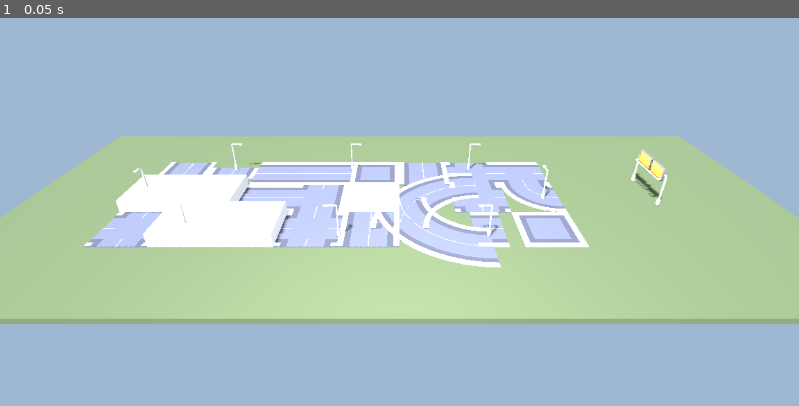
Above: before the commit, frame 1.
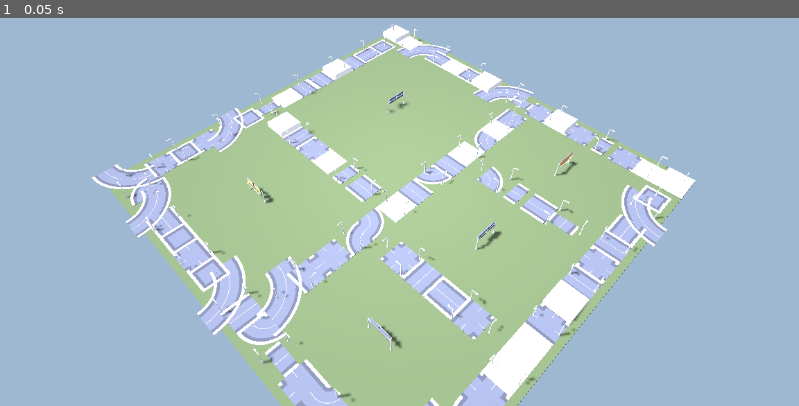
Above: after the commit, the same moment.

Repository: liamhodgsonhollingsworth/Resonance-Evolution
Game: Godot game, scene res://brick_street_real_kit_proof.tscn
The game is run twice, just before and just after one commit, with the same random seed, the same clock (stepped at 60 frames per second) and the same inputs. This scene is started directly instead of the project's main scene.
Inputs:
- Up to frame 1 (0.05 s): no input

The runs differ from the first frame. In frame 1, 50% of the frame differs, in the area x 0-100%, y 1-100%.

Commit message:
feat(brick-street): swap kit_grid_placer's real-kit proof onto the real StreetGridScaffold grid
DQ-cff253c7 -- follow-on to DQ-1bcb379f (StreetGridScaffold, PR #202, merged). Replaces
brick_street_real_kit_proof.gd's synthetic 2-cell placeholder grid (a hardcoded street_rect +
lot_rect) with a real StreetGridScaffold.build() call for one chunk. Zero conversion at the call
site -- building_footprints/street_polygon feed straight into the existing
cells_from_footprints/cells_from_street_polygon seam, exactly as both modules' docstrings already
documented ("swapping in the real grid is a one-line call-site change, no algorithm change").

Also widened the camera/ground framing from the old single-lot shot to a full CHUNK_SIZE x
CHUNK_SIZE oblique aerial, so the real multi-lot BSP-packed structure is actually legible.

Re-rendered: 182 real kenney_city_roads pieces (85 road tiles, 92 streetlamps, 5 highway signs)
placed across a real 5-lot / 8-street-strip chunk. All 3 headless test suites regression-checked
(street_grid_scaffold 14/14, sky_socket 11/11, street_chunk_streamer 8/8) plus
headless_kit_grid_placer_test.gd 12/12, all still passing.

Not attempted (documented follow-up, no-auto-generalization rule): connectivity-aware road-tile
fill matching adjacent tile orientations -- KitGridPlacer stays tag-weighted-random by design.

Co-Authored-By: Claude Fable 5 <noreply@anthropic.com>

Diff:
--- a/godot/brick_street_real_kit_proof.gd
+++ b/godot/brick_street_real_kit_proof.gd
@@ -7,12 +7,17 @@
 ## script's own real-asset LOAD verification -- every mesh below is `ResourceLoader.load()`ed off the
 ## real vendored GLB bytes, not a placeholder) -> `KitGridPlacer.place()` -> `KitGridPlacer.instantiate()`.
 ##
-## GRID: the peer `StreetGridScaffold` generator (DQ-1bcb379f, Project A) had not merged at build time
-## (only uncommitted work in a peer worktree) -- per this task's own fallback instruction, this uses the
-## SAME synthetic StreetGridScaffold-SHAPED grid `kit_grid_placement_demo.py` / the Python-side real-kit
-## test already prove (`cells_from_footprints`/`cells_from_street_polygon`, the exact placement seam a
-## live scaffold would hand this module once merged -- swapping in the real grid is then a one-line
-## call-site change, no algorithm change).
+## GRID (DQ-cff253c7, real-grid swap-in): now driven by the REAL `StreetGridScaffold.build()`
+## (DQ-1bcb379f, merged #202) instead of the earlier synthetic StreetGridScaffold-SHAPED
+## two-cell placeholder -- exactly the one-line call-site change the module docstrings already
+## documented (`cells_from_footprints`/`cells_from_street_polygon` consume the scaffold's
+## `building_footprints`/`street_polygon` verbatim, zero conversion). One real chunk's worth of
+## BSP-packed lots/streets feeds the SAME three fill modes below, unchanged.
+##
+## NOT attempted here (documented follow-up, no-auto-generalization rule): connectivity-aware
+## road-tile fill (matching adjacent tile orientations across a real multi-lot street network) --
+## `KitGridPlacer`/`kit_grid_placement.py` are tag-weighted-random by design, not connectivity-aware;
+## queued as DQ-c05c0b4f.
 ##
 ## THREE FILL MODES, same shape the synthetic proof already established, now with REAL geometry:
 ##   * tile_fill      -- an 8x3m street strip tiled edge-to-edge with 1.0x1.0m road/tile pieces
@@ -31,6 +36,17 @@
 const SHOT_OUT := "res://live/brick_street_real_kit_proof.png"
 const MANIFEST_PATH := "res://assets/ingested/manifest.json"
 const KIT_ID := "kenney_city_roads"
+
+# The real StreetGridScaffold chunk this proof renders (DQ-cff253c7). Small enough that ~1m road
+# modules tile it legibly at this camera distance, big enough to show real BSP-packed multi-lot
+# structure (not just the old 2-cell synthetic placeholder).
+const WORLD_SEED := 2026
+const CHUNK_COORD := Vector2i(0, 0)
+const CHUNK_SIZE := 16.0
+const LOT_SIZE_MIN := 3.0
+const LOT_SIZE_MAX := 6.0
+const STREET_WIDTH := 1.5
+const PACKING_SEED := 7
 
 var _shot_frames := 0
 
@@ -59,10 +75,14 @@
 	print("[brick_street_real_kit_proof] instantiated %d real kenney_city_roads pieces (kit CC0 1.0 Universal, https://kenney.nl/assets/city-kit-roads)" % placed)
 
 func _build_env() -> void:
+	# Oblique aerial over the whole real chunk (CHUNK_SIZE x CHUNK_SIZE, origin at chunk (0,0)'s
+	# min corner) -- legible enough to show the BSP-packed lot/street structure the real grid
+	# produces, the same "show the scaffold's real data output" framing as the Wave-A1 proof.
+	var center := Vector3(CHUNK_SIZE * 0.5, 0.0, CHUNK_SIZE * 0.5)
 	var cam := Camera3D.new()
-	var cpos := Vector3(5.0, 4.2, 8.5)
-	cam.transform = Transform3D(Basis.looking_at(Vector3(5.0, 0.2, 1.2) - cpos, Vector3.UP), cpos)
-	cam.fov = 55.0
+	var cpos := center + Vector3(CHUNK_SIZE * 0.55, CHUNK_SIZE * 0.85, CHUNK_SIZE * 0.55)
+	cam.transform = Transform3D(Basis.looking_at(center - cpos, Vector3.UP), cpos)
+	cam.fov = 50.0
 	add_child(cam)
 	var light := DirectionalLight3D.new()
 	light.rotation_degrees = Vector3(-55, -35, 0)
@@ -70,9 +90,9 @@
 	light.shadow_enabled = true
 	add_child(light)
 	var fill := OmniLight3D.new()
-	fill.position = Vector3(5.0, 3.0, 5.0)
+	fill.position = center + Vector3(0.0, CHUNK_SIZE * 0.4, 0.0)
 	fill.light_energy = 2.0
-	fill.omni_range = 15.0
+	fill.omni_range = CHUNK_SIZE * 1.2
 	add_child(fill)
 	var env_node := WorldEnvironment.new()
 	var env := Environment.new()
@@ -84,12 +104,12 @@
 	env_node.environment = env
 	add_child(env_node)
 
-	# ground slab under the street/lot so the kit reads as sitting ON a surface, not floating
+	# ground slab under the whole chunk so the kit reads as sitting ON a surface, not floating
 	var ground := MeshInstance3D.new()
 	var ground_mesh := BoxMesh.new()
-	ground_mesh.size = Vector3(14.0, 0.1, 6.0)
+	ground_mesh.size = Vector3(CHUNK_SIZE, 0.1, CHUNK_SIZE)
 	ground.mesh = ground_mesh
-	ground.position = Vector3(5.0, -0.05, 1.5)
+	ground.position = Vector3(center.x, -0.05, center.z)
 	var ground_mat := StandardMaterial3D.new()
 	ground_mat.albedo_color = Color(0.36, 0.42, 0.3)  # grass verge either side of the road module
 	ground.material_override = ground_mat
@@ -105,12 +125,16 @@
 		push_error("brick_street_real_kit_proof: 0 pieces loaded from manifest kit '%s'" % KIT_ID)
 		return 0
 
-	# the same StreetGridScaffold-SHAPED synthetic grid the Python-side real-kit test uses (module
-	# docstring: the placement seam StreetGridScaffold.build() would hand this once merged).
-	var street_rect := Rect2(Vector2(0.0, 0.0), Vector2(8.0, 3.0))
-	var lot_rect := Rect2(Vector2(9.0, 0.5), Vector2(1.5, 1.5))
-	var lot_cells := KitGridPlacer.cells_from_footprints([{"rect": lot_rect, "id": 0}])
-	var street_cells := KitGridPlacer.cells_from_street_polygon([street_rect], 1)
+	# DQ-cff253c7 real-grid swap-in: one real StreetGridScaffold chunk (DQ-1bcb379f, merged #202)
+	# instead of the old 2-cell synthetic placeholder. Zero conversion -- building_footprints/
+	# street_polygon feed straight into the SAME cells_from_footprints/cells_from_street_polygon
+	# seam the placeholder already exercised.
+	var scaffold := StreetGridScaffold.build(WORLD_SEED, CHUNK_COORD, CHUNK_SIZE,
+		LOT_SIZE_MIN, LOT_SIZE_MAX, STREET_WIDTH, PACKING_SEED)
+	var building_footprints: Array = scaffold["building_footprints"]
+	var street_polygon: Array = scaffold["street_polygon"]
+	var lot_cells := KitGridPlacer.cells_from_footprints(building_footprints)
+	var street_cells := KitGridPlacer.cells_from_street_polygon(street_polygon, building_footprints.size())
 
 	var road_tiles := KitGridPlacer.place(street_cells, pieces, {
 		"seed": 42, "fill_mode": "tile_fill", "margin": 0.0, "spacing": 0.0, "required_tags": ["road"],
@@ -118,7 +142,7 @@
 	var lampposts := KitGridPlacer.place(street_cells, pieces, {
 		"seed": 42, "fill_mode": "edge_scatter", "margin": 0.3, "spacing": 2.0, "required_tags": ["post"],
 	})
-	var sign := KitGridPlacer.place(lot_cells, pieces, {
+	var signs := KitGridPlacer.place(lot_cells, pieces, {
 		"seed": 42, "fill_mode": "single_centered", "required_tags": ["sign"],
 	})
 
@@ -129,11 +153,12 @@
 	for placement in lampposts:
 		add_child(KitGridPlacer.instantiate(placement))
 		placed += 1
-	for placement in sign:
+	for placement in signs:
 		add_child(KitGridPlacer.instantiate(placement))
 		placed += 1
 
-	print("[brick_street_real_kit_proof] road_tiles=%d lampposts=%d sign=%d" % [road_tiles.size(), lampposts.size(), sign.size()])
+	print("[brick_street_real_kit_proof] road_tiles=%d lampposts=%d signs=%d (real StreetGridScaffold: %d lots, %d street strips)" %
+		[road_tiles.size(), lampposts.size(), signs.size(), building_footprints.size(), street_polygon.size()])
 	return placed
 
 func _process(_delta: float) -> void:
